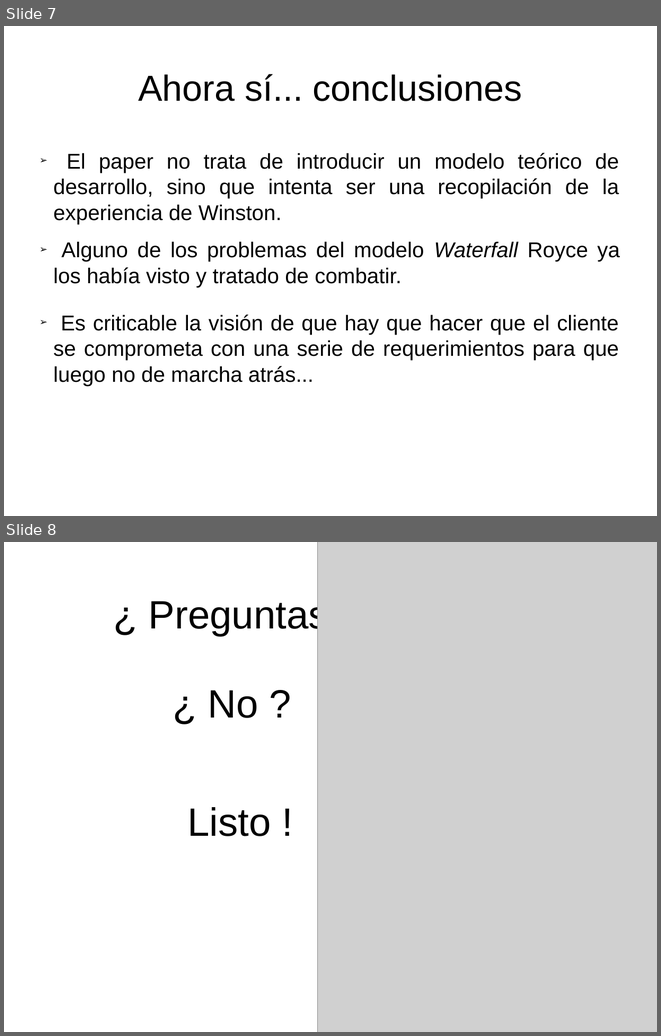
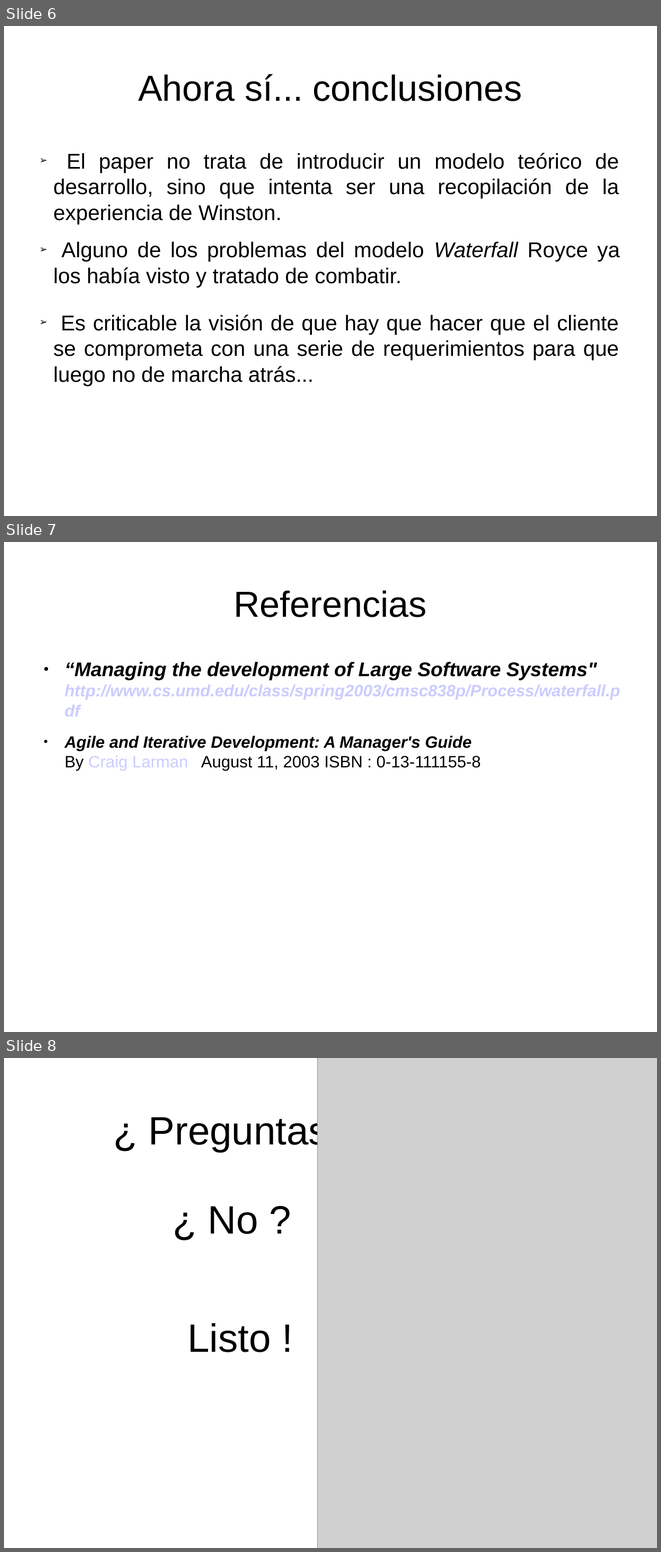
Before and after one commit to Maturuleco/ingdesoft2, a slide deck: Paper/PresentaciónMatias.odp. Shown one above the other, each under a label of ours: slides 7 and 8 before the commit, slides 6, 7 and 8 after it. The pictures are 661x1036 and 661x1552 pixels, drawn with LibreOffice and Linux fonts; fonts in the diff are those of the drawing; grey boxes stand for pictures. Boxes give left, top, right and bottom in pixels: in the first picture for what was removed or moved away, otherwise in the second. Text is boxed around its words. In the diff, an @@ line names an element or a change of style, - is before the commit and + after.

```diff
--- a/Paper/PresentaciónMatias.odp
+++ b/Paper/PresentaciónMatias.odp
@@ slide 7 added at <box>4,542,657,1032</box>, background #FFFFFF @@
@@ title added at <box>233,590,426,617</box>, 44 pt, text #000000 @@
+Referencias
@@ text added at <box>64,662,620,771</box>, 20 pt, text #000000, bold, italic @@
+● “Managing the development of Large Software Systems"
+  http://www.cs.umd.edu/class/spring2003/cmsc838p/Process/waterfall.pdf
+● Agile and Iterative Development: A Manager's Guide
+  By Craig Larman August 11, 2003 ISBN : 0-13-111155-8
@@ what was slide 7 is now slide 6 @@
```
Also in this commit, not shown: 2 slides changed, 1 slide removed, 1 other file.
